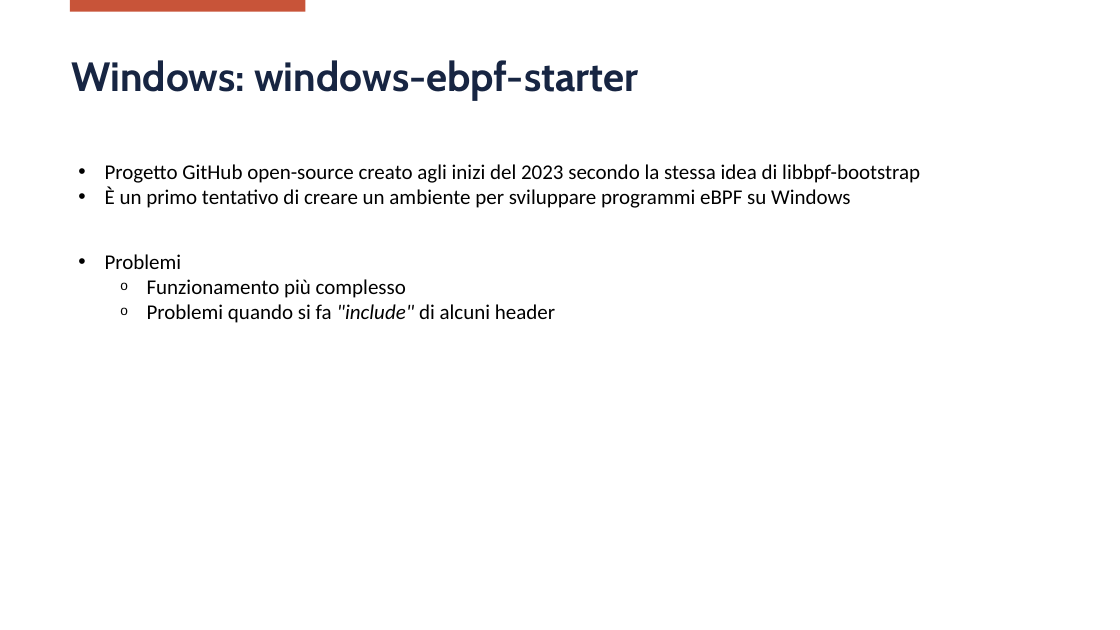
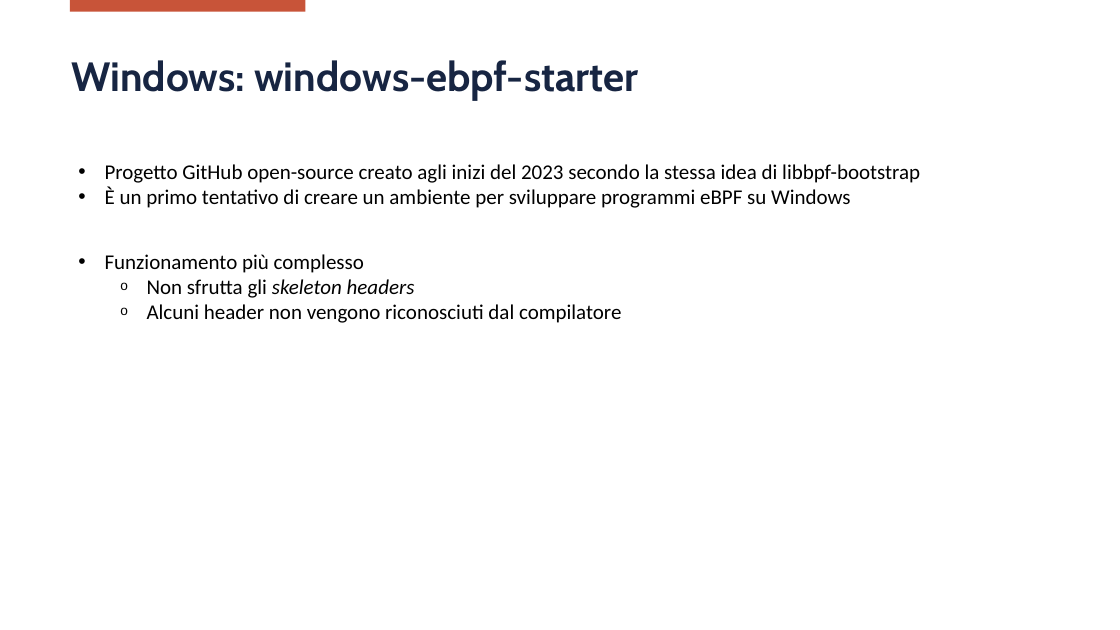
Before and after one commit to Matteo-Locatelli/master_thesis, a slide deck: slide 16 of presentation_ita/Presentation.pptx. Drawn at 1120x630 pixels with LibreOffice and Linux fonts; fonts in the diff are those of the drawing; background and template pictures are left out. Boxes give left, top, right and bottom in pixels: in the first picture for what was removed or moved away, otherwise in the second. Text is boxed around its words. In the diff, an @@ line names an element or a change of style, - is before the commit and + after.

```diff
--- a/presentation_ita/Presentation.pptx
+++ b/presentation_ita/Presentation.pptx
@@ text at bbox=[105, 254, 182, 269]: paragraph removed @@
-• Problemi
@@ text at bbox=[105, 254, 364, 273]: bullet o to •; list level 2 to 1 in "Funzionamento più complesso" @@
@@ text at bbox=[147, 279, 621, 323]: text changed @@
-  o Problemi quando si fa "include" di alcuni header
+  o Non sfrutta gli skeleton headers
+  o Alcuni header non vengono riconosciuti dal compilatore
```
Also in this commit, not shown: 7 other slides changed, 2 other files.
